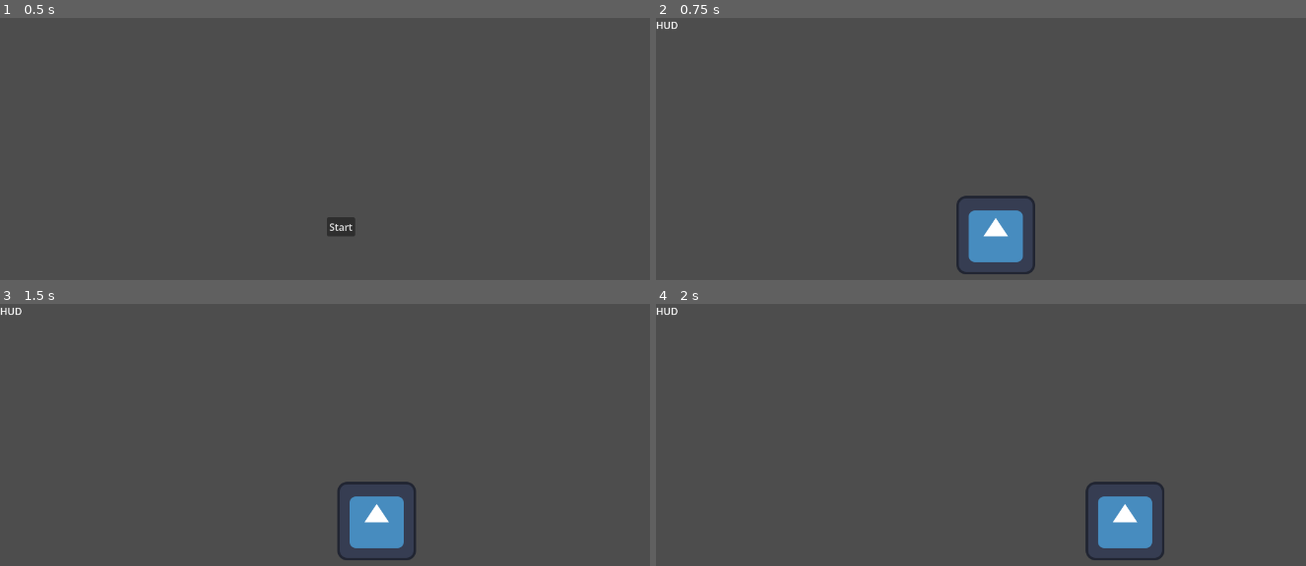
Above: before the commit, frames 1-4 (two rows, left to right).
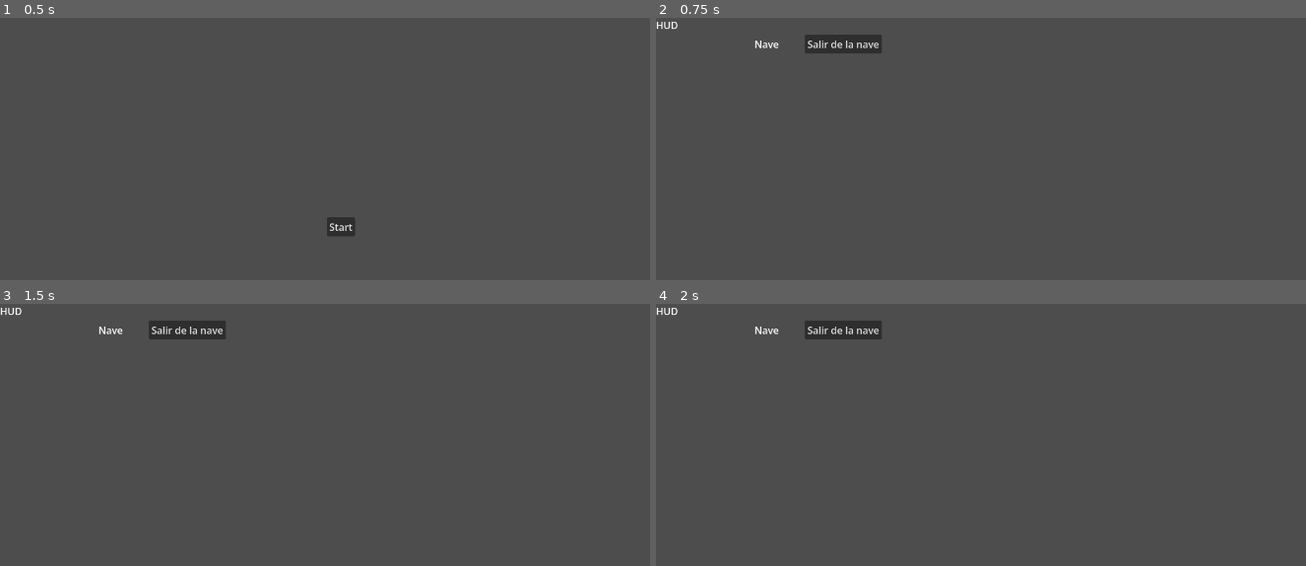
Above: after the commit, the same moments.

Repository: cesarizu/gje2026
Game: Godot game, scene res://game/scenes/boot.tscn
Same seed, same stepped clock (60 frames per second), same inputs: the game is played once before the commit and once after it. The engine's default icon, where the game draws it, is replaced by a stand-in: a white triangle on a blue panel in a dark square.
Inputs (mouse positions are in pixels of both pictures, inside the frame that each line leads up to):
- Up to frame 1 (0.5 s): no input
- Up to frame 2 (0.75 s): click "Start" at 0.5 s
- Up to frame 3 (1.5 s): tap Enter at 1.25 s; move the mouse to (565, 503) at 1.27 s; hold Right (player_move_right) from 1.28 s (still down); click (565, 503) at 1.35 s
- Up to frame 4 (2 s): keep holding Right (player_move_right)

Frame 1 is identical in both runs. In frame 2, 3.0% of the frame differs, in the area x 15-59%, y 6-98%; in frame 3, 2.9%; in frame 4, 3.0%.

Commit message:
Agregada escena de la nave

Diff:
--- a/game/core/game_manager.gd
+++ b/game/core/game_manager.gd
@@ -6,11 +6,13 @@
 enum GameState {
 	NONE,
 	NOT_STARTED,
-	PLAYING,
+	IN_SHIP,
+	IN_WORLD,
 	GAME_OVER,
 }
 
 const BOOT_SCENE := "res://game/scenes/boot.tscn"
+const SHIP_SCENE := "res://game/scenes/ship.tscn"
 const WORLD_SCENE := "res://game/scenes/world.tscn"
 
 var state: GameState = GameState.NONE:
@@ -27,20 +29,28 @@
 
 
 func start_game() -> void:
-	state = GameState.PLAYING
+	enter_ship()
+
+
+func enter_ship() -> void:
+	state = GameState.IN_SHIP
+	get_tree().change_scene_to_file(SHIP_SCENE)
+
+
+func enter_world() -> void:
+	state = GameState.IN_WORLD
 	get_tree().change_scene_to_file(WORLD_SCENE)
 
 
 func end_game() -> void:
-	if state != GameState.PLAYING:
+	if not is_playing():
 		return
 	state = GameState.GAME_OVER
 	UI.push_game_over()
 
 
 func restart_game() -> void:
-	state = GameState.PLAYING
-	get_tree().change_scene_to_file(WORLD_SCENE)
+	enter_ship()
 
 
 func return_to_start_menu() -> void:
@@ -54,4 +64,4 @@
 
 
 func is_playing() -> bool:
-	return state == GameState.PLAYING
+	return state == GameState.IN_SHIP or state == GameState.IN_WORLD
--- /dev/null
+++ b/game/scenes/ship.gd
@@ -0,0 +1,16 @@
+class_name Ship
+extends Node2D
+
+static var instance: Ship
+
+
+func _enter_tree() -> void:
+	instance = self
+
+
+func _ready() -> void:
+	UI.reset_to_hud()
+
+
+func _on_exit_ship_button_pressed() -> void:
+	Core.game.enter_world()
--- /dev/null
+++ b/game/scenes/ship.tscn
@@ -0,0 +1,22 @@
+[gd_scene format=3 uid="uid://dykujv6nr0gco"]
+
+[ext_resource type="Script" uid="uid://dhe1qtevauib4" path="res://game/scenes/ship.gd" id="1_f7x82"]
+
+[node name="Ship" type="Node2D" unique_id=1798625998]
+script = ExtResource("1_f7x82")
+
+[node name="Label" type="Label" parent="." unique_id=186963719]
+offset_left = 160.0
+offset_top = 31.0
+offset_right = 200.0
+offset_bottom = 54.0
+text = "Nave"
+
+[node name="ExitShipButton" type="Button" parent="." unique_id=1692642969]
+offset_left = 242.0
+offset_top = 27.0
+offset_right = 367.0
+offset_bottom = 58.0
+text = "Salir de la nave"
+
+[connection signal="pressed" from="ExitShipButton" to="." method="_on_exit_ship_button_pressed"]
--- a/game/scenes/world.tscn
+++ b/game/scenes/world.tscn
@@ -8,3 +8,10 @@
 
 [node name="Player" parent="." unique_id=168436519 instance=ExtResource("1_suqfb")]
 position = Vector2(552, 354)
+
+[node name="Label" type="Label" parent="." unique_id=443660521]
+offset_left = 75.0
+offset_top = 30.0
+offset_right = 130.0
+offset_bottom = 53.0
+text = "Mundo"
Not shown, added: game/scenes/ship.gd.uid
